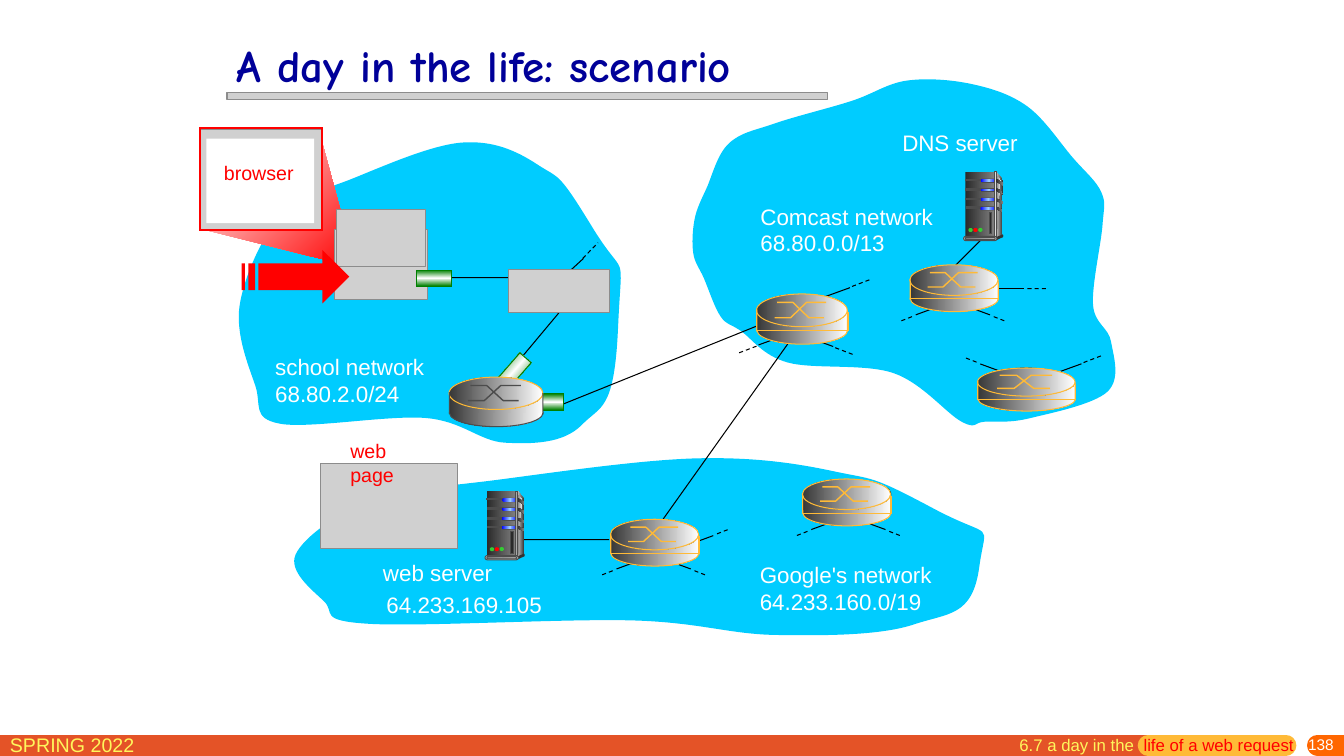
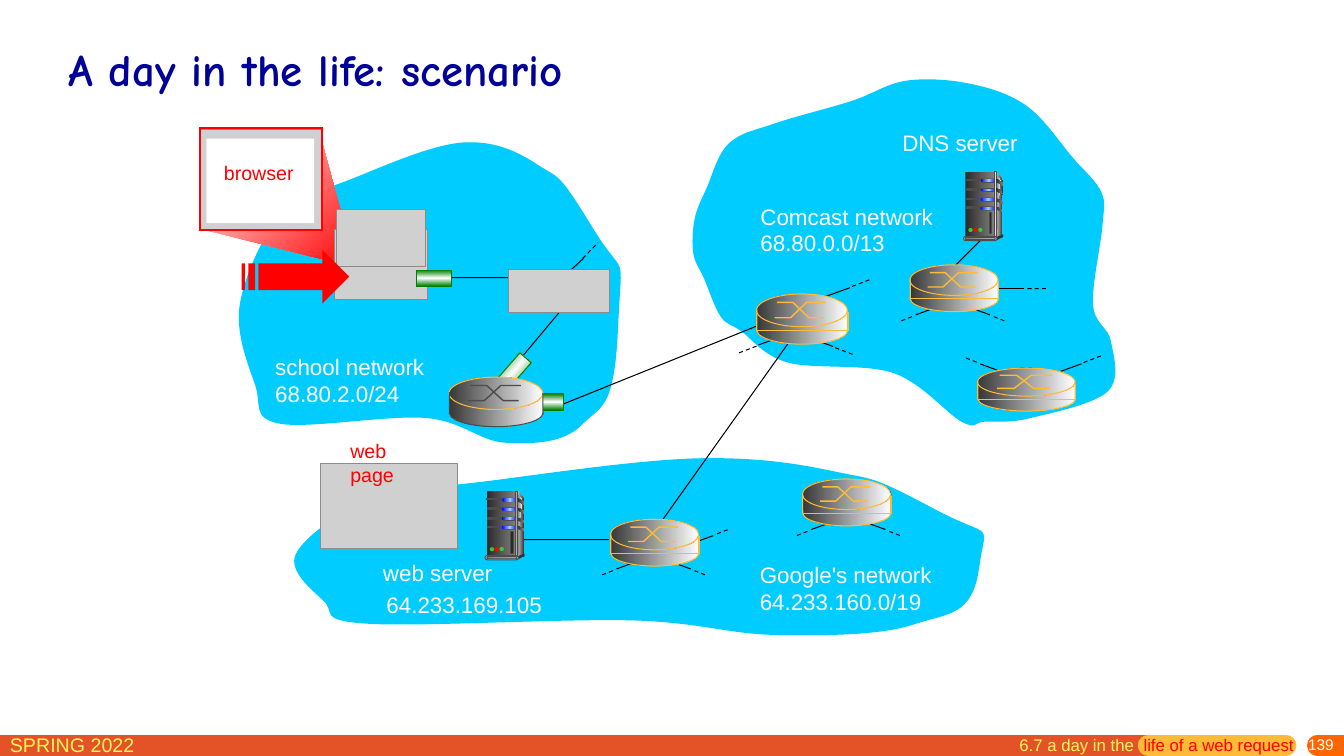
Before and after one commit to network-whu/slides, a slide deck: slide 139 of pptx/chapter6.pptx (slide 138 before the commit). Drawn at 1344x756 pixels with LibreOffice and Linux fonts; fonts in the diff are those of the drawing; grey boxes stand for pictures. Boxes give left, top, right and bottom in pixels: in the first picture for what was removed or moved away, otherwise in the second. Text is boxed around its words. In the diff, an @@ line names an element or a change of style, - is before the commit and + after.

```diff
--- a/pptx/chapter6.pptx
+++ b/pptx/chapter6.pptx
@@ title "A day in the life: ..." rewrapped from bbox=[237, 51, 731, 95] to bbox=[68, 55, 562, 95] @@
@@ picture removed at bbox=[227, 93, 827, 100] @@
@@ page number at bbox=[1308, 737, 1334, 753]: text changed @@
-138
+139
```
Also in this commit, not shown: 16 other slides changed, 1 slide added.
